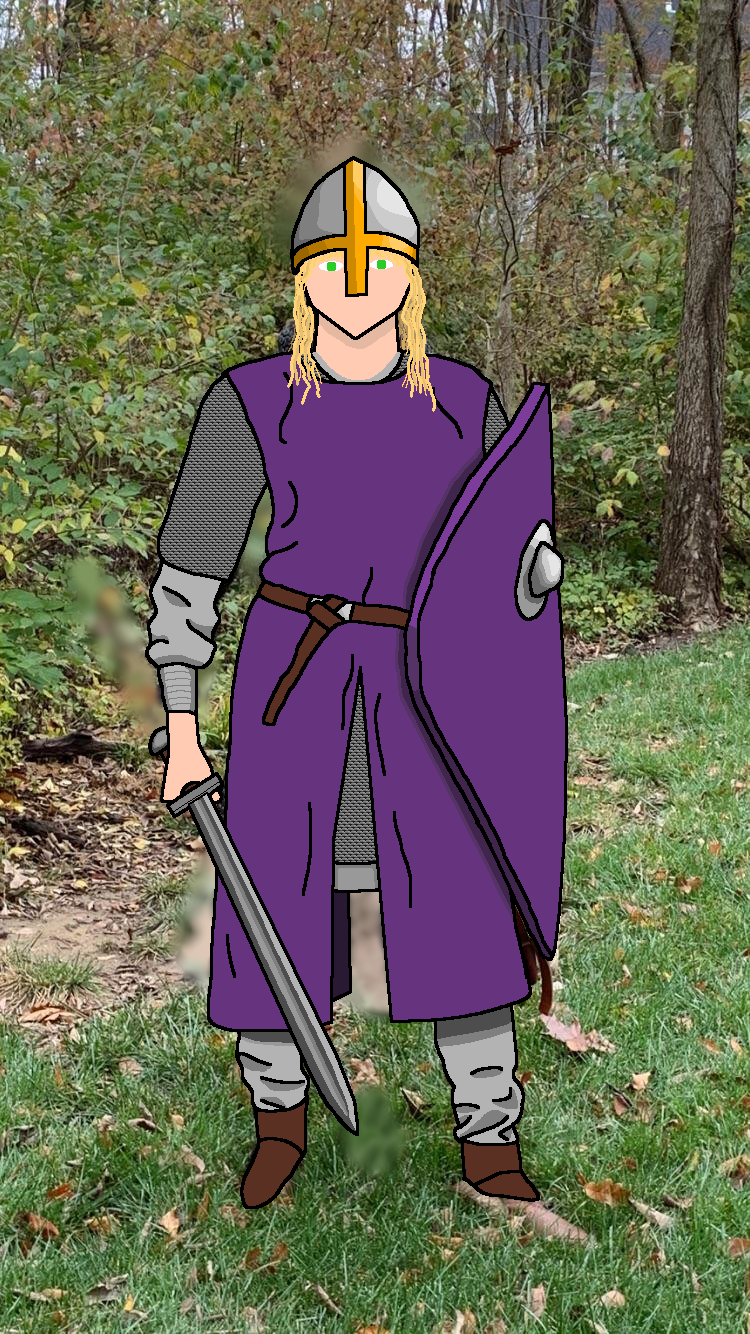
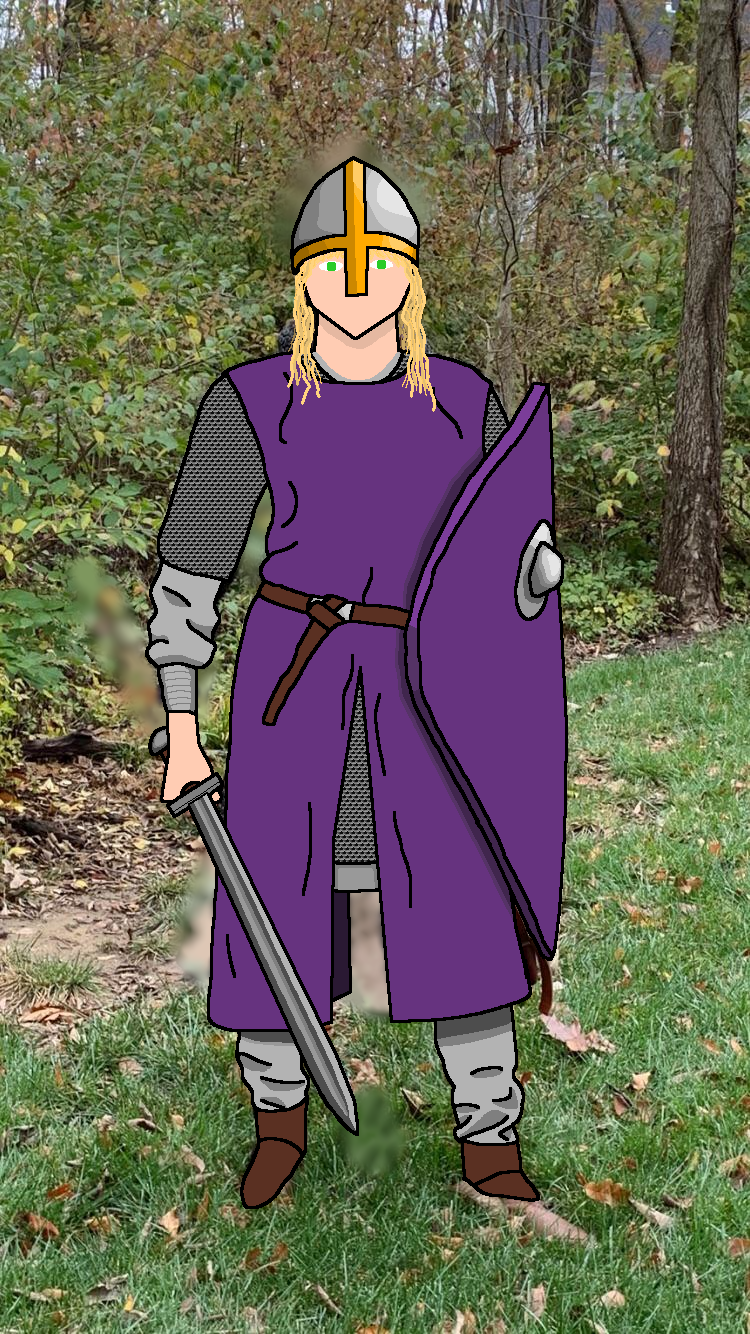
The second 750 x 1334 image is a revision of the first. Changes to its layers:
painted on "overlay" over [160, 354, 507, 862]
